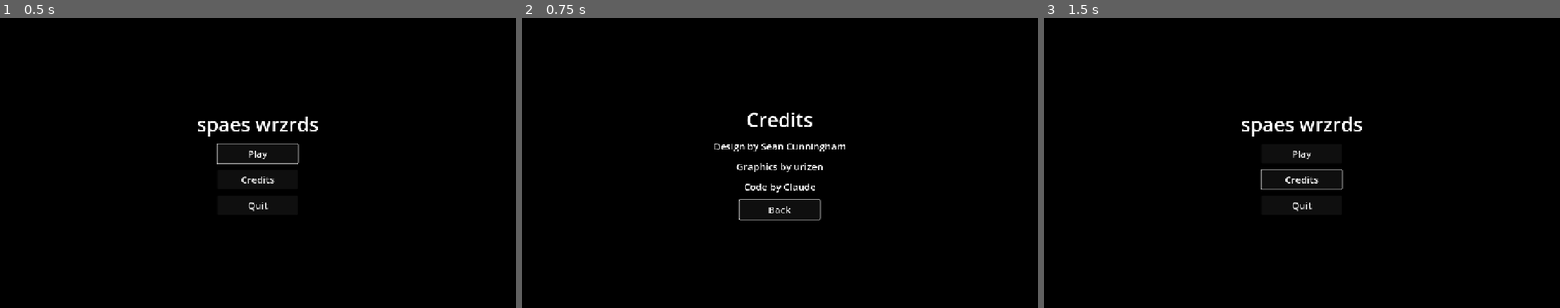
Above: before the commit, frames 1-3 (left to right).
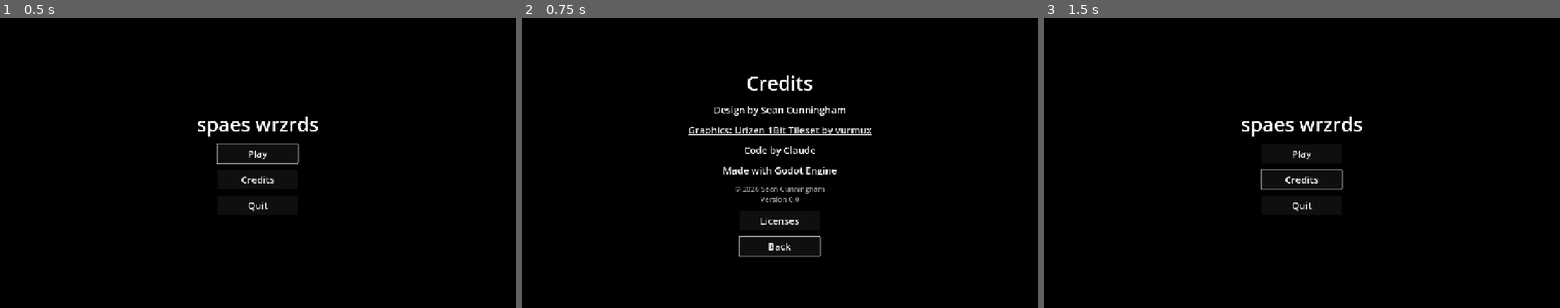
Above: after the commit, the same moments.

Repository: scunningham777/spaes-wrzrds
Game: Godot game, scene res://scenes/main_menu.tscn
The game is run twice, just before and just after one commit, with the same random seed, the same clock (stepped at 60 frames per second) and the same inputs.
Inputs:
- Up to frame 1 (0.5 s): no input
- Up to frame 2 (0.75 s): click "Credits" at 0.5 s
- Up to frame 3 (1.5 s): click "Back" at 1.25 s

Frame 1 is identical in both runs. In frame 2, 3.0% of the frame differs, in the area x 32-68%, y 19-83%; in frame 3, nothing differs.

Commit message:
Credits: tileset link, Godot credit, copyright, version, licenses
The graphics line names and links the Urizen 1Bit Tileset by vurmux.
Adds "Made with Godot Engine", a copyright line, and the version, read
from application/config/version (now 0.0). A Licenses screen shows
Godot's MIT license and its third-party notices, read from the engine so
they stay current across upgrades.

Co-Authored-By: Claude Opus 5.5 <noreply@anthropic.com>
Claude-Session: https://claude.ai/code/session_0196C6qponv1cZhsguvue75H

Diff:
--- a/project.godot
+++ b/project.godot
@@ -11,6 +11,7 @@
 [application]
 
 config/name="spaes-wrzrds"
+config/version="0.0"
 run/main_scene="res://scenes/main_menu.tscn"
 config/features=PackedStringArray("4.7", "GL Compatibility")
 
--- a/scenes/main_menu.tscn
+++ b/scenes/main_menu.tscn
@@ -79,11 +79,12 @@
 text = "Design by Sean Cunningham"
 horizontal_alignment = 1
 
-[node name="Graphics" type="Label" parent="Credits/VBox"]
+[node name="Graphics" type="LinkButton" parent="Credits/VBox"]
 layout_mode = 2
+size_flags_horizontal = 4
 theme_override_font_sizes/font_size = 24
-text = "Graphics by urizen"
-horizontal_alignment = 1
+text = "Graphics: Urizen 1Bit Tileset by vurmux"
+uri = "https://vurmux.itch.io/urizen-onebit-tilesets"
 
 [node name="Code" type="Label" parent="Credits/VBox"]
 layout_mode = 2
@@ -91,7 +92,77 @@
 text = "Code by Claude"
 horizontal_alignment = 1
 
+[node name="Godot" type="Label" parent="Credits/VBox"]
+layout_mode = 2
+theme_override_font_sizes/font_size = 24
+text = "Made with Godot Engine"
+horizontal_alignment = 1
+
+[node name="Fine" type="VBoxContainer" parent="Credits/VBox"]
+layout_mode = 2
+theme_override_constants/separation = 0
+
+[node name="Copyright" type="Label" parent="Credits/VBox/Fine"]
+modulate = Color(1, 1, 1, 0.6)
+layout_mode = 2
+theme_override_font_sizes/font_size = 18
+text = "© 2026 Sean Cunningham"
+horizontal_alignment = 1
+
+[node name="Version" type="Label" parent="Credits/VBox/Fine"]
+unique_name_in_owner = true
+modulate = Color(1, 1, 1, 0.6)
+layout_mode = 2
+theme_override_font_sizes/font_size = 18
+text = "Version 0.0"
+horizontal_alignment = 1
+
+[node name="LicensesButton" type="Button" parent="Credits/VBox"]
+unique_name_in_owner = true
+custom_minimum_size = Vector2(200, 48)
+layout_mode = 2
+size_flags_horizontal = 4
+theme_override_font_sizes/font_size = 24
+text = "Licenses"
+
 [node name="BackButton" type="Button" parent="Credits/VBox"]
+unique_name_in_owner = true
+custom_minimum_size = Vector2(200, 48)
+layout_mode = 2
+size_flags_horizontal = 4
+theme_override_font_sizes/font_size = 24
+text = "Back"
+
+[node name="Licenses" type="CenterContainer" parent="."]
+unique_name_in_owner = true
+visible = false
+layout_mode = 1
+anchors_preset = 15
+anchor_right = 1.0
+anchor_bottom = 1.0
+grow_horizontal = 2
+grow_vertical = 2
+
+[node name="VBox" type="VBoxContainer" parent="Licenses"]
+layout_mode = 2
+theme_override_constants/separation = 16
+
+[node name="Title" type="Label" parent="Licenses/VBox"]
+layout_mode = 2
+theme_override_font_sizes/font_size = 48
+text = "Licenses"
+horizontal_alignment = 1
+
+[node name="LicenseText" type="RichTextLabel" parent="Licenses/VBox"]
+unique_name_in_owner = true
+custom_minimum_size = Vector2(900, 460)
+layout_mode = 2
+focus_mode = 2
+theme_override_font_sizes/normal_font_size = 16
+bbcode_enabled = false
+selection_enabled = true
+
+[node name="LicensesBackButton" type="Button" parent="Licenses/VBox"]
 unique_name_in_owner = true
 custom_minimum_size = Vector2(200, 48)
 layout_mode = 2
@@ -103,3 +174,5 @@
 [connection signal="pressed" from="Center/VBox/CreditsButton" to="." method="show_credits"]
 [connection signal="pressed" from="Center/VBox/QuitButton" to="." method="_on_quit_pressed"]
 [connection signal="pressed" from="Credits/VBox/BackButton" to="." method="show_menu"]
+[connection signal="pressed" from="Credits/VBox/LicensesButton" to="." method="show_licenses"]
+[connection signal="pressed" from="Licenses/VBox/LicensesBackButton" to="." method="show_credits"]
--- a/scripts/main_menu.gd
+++ b/scripts/main_menu.gd
@@ -3,30 +3,71 @@
 @onready var quit_button: Button = %QuitButton
 @onready var _menu: Control = $Center
 @onready var _credits: Control = %Credits
+@onready var _licenses: Control = %Licenses
 
 
 func _ready() -> void:
 	# Quitting does nothing in a browser tab.
 	quit_button.visible = not OS.has_feature("web")
+	(%Version as Label).text = "Version %s" % ProjectSettings.get_setting("application/config/version", "0.0")
 	%PlayButton.grab_focus()
 
 
+# Esc steps back: licenses to credits, credits to the menu.
 func _unhandled_input(event: InputEvent) -> void:
-	if _credits.visible and event.is_action_pressed(&"ui_cancel"):
+	if not event.is_action_pressed(&"ui_cancel"):
+		return
+	if _licenses.visible:
+		get_viewport().set_input_as_handled()
+		show_credits()
+	elif _credits.visible:
 		get_viewport().set_input_as_handled()
 		show_menu()
 
 
 func show_credits() -> void:
+	var from_licenses := _licenses.visible
 	_menu.hide()
+	_licenses.hide()
 	_credits.show()
-	%BackButton.grab_focus()
+	(%LicensesButton if from_licenses else %BackButton).grab_focus()
+
+
+func show_licenses() -> void:
+	var text := %LicenseText as RichTextLabel
+	if text.text.is_empty():
+		text.text = license_text()
+	_credits.hide()
+	_licenses.show()
+	%LicensesBackButton.grab_focus()
 
 
 func show_menu() -> void:
 	_credits.hide()
+	_licenses.hide()
 	_menu.show()
 	%CreditsButton.grab_focus()
+
+
+## Godot's license plus the copyright and license texts of the third-party code built into it,
+## read from the engine so they stay current across engine upgrades.
+static func license_text() -> String:
+	var lines: PackedStringArray = [
+		"This game uses Godot Engine, available under the following license:", "",
+		Engine.get_license_text().strip_edges(), "", "",
+		"Godot Engine includes third-party code under the following copyrights and licenses:", "",
+	]
+	for component: Dictionary in Engine.get_copyright_info():
+		lines.append(component["name"])
+		for part: Dictionary in component["parts"]:
+			for holder: String in part["copyright"]:
+				lines.append("    © %s" % holder)
+			lines.append("    License: %s" % part["license"])
+		lines.append("")
+	var licenses := Engine.get_license_info()
+	for license: String in licenses:
+		lines.append_array(["", "License: %s" % license, "", String(licenses[license]).strip_edges()])
+	return "\n".join(lines)
 
 
 func _on_play_pressed() -> void:
--- a/tests/smoke_test.gd
+++ b/tests/smoke_test.gd
@@ -25,6 +25,14 @@
 	_check(menu.get_node("%PlayButton") is Button, "menu has Play button")
 	(menu.get_node("%CreditsButton") as Button).pressed.emit()
 	_check(menu.get_node("%Credits").visible and not menu.get_node("Center").visible, "menu: Credits shows the credits")
+	_check((menu.get_node("%Version") as Label).text == "Version %s" % ProjectSettings.get_setting("application/config/version"),
+		"menu: credits show the project version")
+	(menu.get_node("%LicensesButton") as Button).pressed.emit()
+	var license_text := (menu.get_node("%LicenseText") as RichTextLabel).text
+	_check(menu.get_node("%Licenses").visible and license_text.begins_with("This game uses Godot Engine")
+		and "FreeType" in license_text, "menu: Licenses shows Godot's and third-party licenses")
+	(menu.get_node("%LicensesBackButton") as Button).pressed.emit()
+	_check(menu.get_node("%Credits").visible and not menu.get_node("%Licenses").visible, "menu: Back from Licenses returns to the credits")
 	(menu.get_node("%BackButton") as Button).pressed.emit()
 	_check(menu.get_node("Center").visible and not menu.get_node("%Credits").visible, "menu: Back returns to the menu")
 	menu.queue_free()
